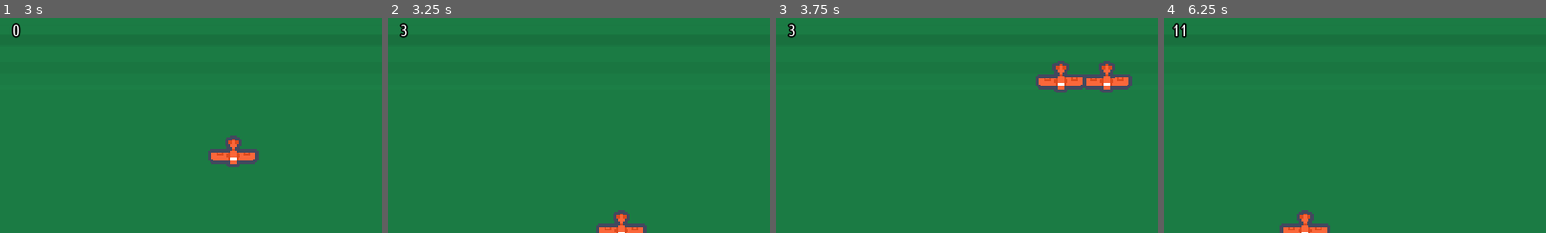
Above: before the commit, frames 1-4 (left to right).
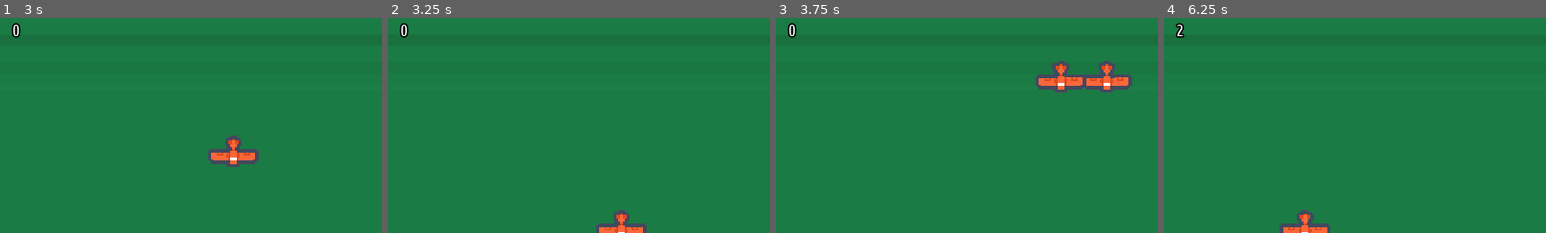
Above: after the commit, the same moments.

Repository: PlaneRun-Developers/PlaneRun
Game: Godot game, scene res://Scenes/Menu.tscn
The game is run twice, just before and just after one commit, with the same random seed, the same clock (stepped at 60 frames per second) and the same inputs. Sound files missing from this copy of the repository are replaced by a short silence.
Inputs:
- Up to frame 1 (3 s): click "Start" at 0.5 s; tap Enter at 1.25 s; hold Right (ui_right) 1.28-2.03 s; hold Down (ui_down) 2.03-2.78 s; hold Right (ui_right) from 2.78 s (still down)
- Up to frame 2 (3.25 s): keep holding Right (ui_right)
- Up to frame 3 (3.75 s): release Right (ui_right) at 3.53 s; hold Up (ui_up) from 3.53 s (still down)
- Up to frame 4 (6.25 s): release Up (ui_up) at 4.28 s; hold Left (ui_left) 4.28-5.78 s; hold Down (ui_down) from 5.78 s (still down)
The pictures show only the part of the screen within x 48-98%, y 0-50%; the shares and areas given below are measured in that part.

Frame 1 is identical in both runs. In frame 2, 0.1% of the frame differs, in the area x 3-6%, y 2-10%; in frame 3, 0.1%; in frame 4, 0.2%, in the area x 2-6%, y 2-10%.

Commit message:
Update ScoreLabel.gd

Diff:
--- a/Scripts/ScoreLabel.gd
+++ b/Scripts/ScoreLabel.gd
@@ -1,7 +1,12 @@
 extends Label
 
 var score = 0
+var count = 0
 
 func add_score():
-	score += 1
-	text = str(score)
+	if count < 3:
+		count += 1
+	elif count == 3:
+		score += 1
+		text = str(score)
+		count = 0
